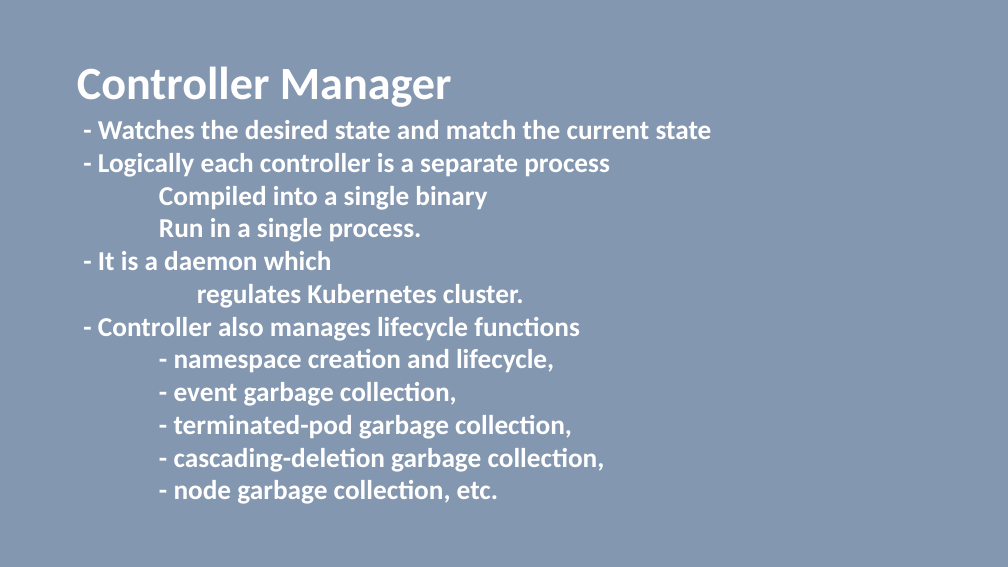
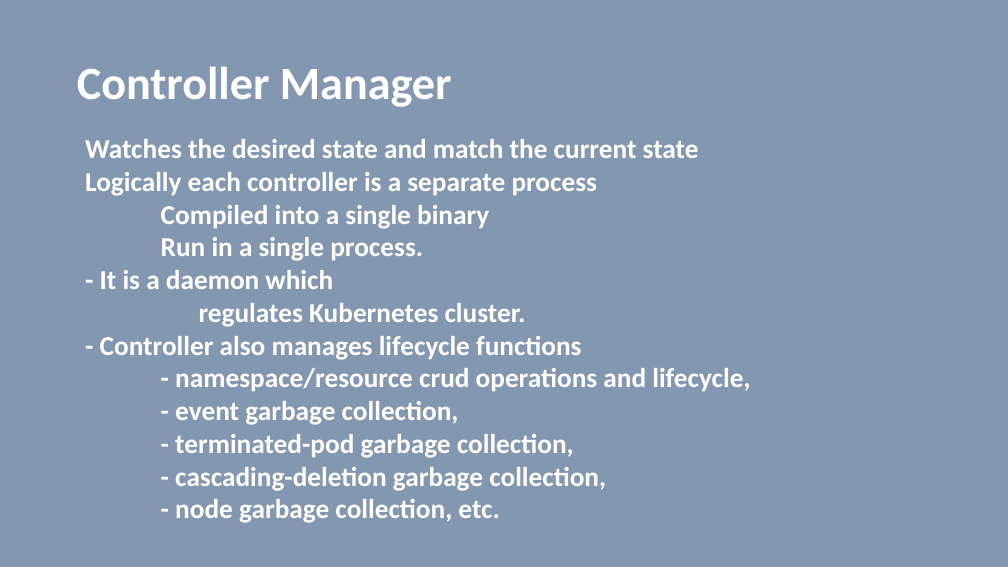
Before and after one commit to vilasvarghese/docker-k8s, a slide deck: slide 16 of notes/day4/4thDay.pptx (slide 15 before the commit). Drawn at 1008x567 pixels with LibreOffice and Linux fonts; fonts in the diff are those of the drawing. Boxes give left, top, right and bottom in pixels: in the first picture for what was removed or moved away, otherwise in the second. Text is boxed around its words. In the diff, an @@ line names an element or a change of style, - is before the commit and + after.

```diff
--- a/notes/day4/4thDay.pptx
+++ b/notes/day4/4thDay.pptx
@@ text "Watches the desired state and ...": place and size @@
-text "Watches the desired state and ..." at (98, 120, 712, 504)
+text "Watches the desired state and ..." at (85, 139, 750, 523)
@@ text at (85, 139, 699, 196): text changed @@
-- Watches the desired state and match the current state
-- Logically each controller is a separate process
+Watches the desired state and match the current state
+Logically each controller is a separate process
@@ text at (175, 368, 750, 391): text changed @@
-- namespace creation and lifecycle,
+- namespace/resource crud operations and lifecycle,
```
Also in this commit, not shown: 35 other slides changed, 5 slides added, 19 slides removed, 7 other files.
